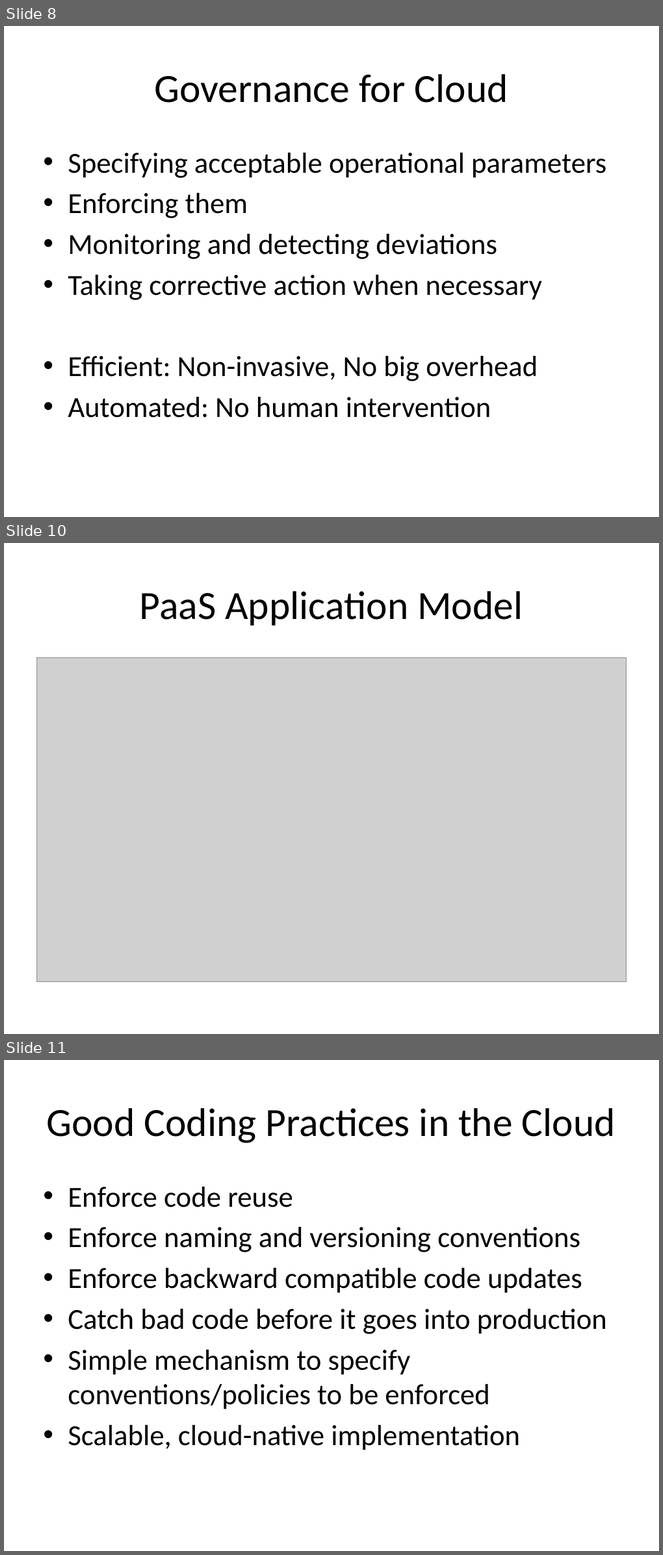
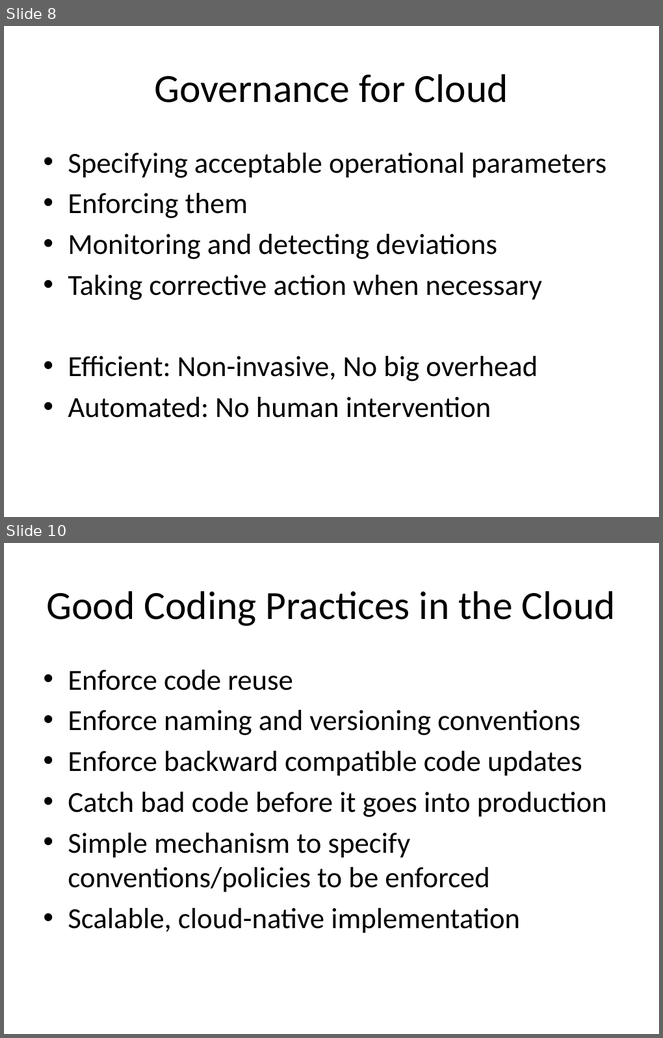
Before and after one commit to Dithn/eager-appscale, a slide deck: Eager/elk-experiment/appserver/system_design.pptx. Shown one above the other, each under a label of ours: slides 8, 10 and 11 before the commit, slides 8 and 10 after it; the slides between them are not shown. The pictures are 663x1555 and 663x1038 pixels, drawn with LibreOffice and Linux fonts; fonts in the diff are those of the drawing; grey boxes stand for pictures. Boxes give left, top, right and bottom in pixels: in the first picture for what was removed or moved away, otherwise in the second. Text is boxed around its words. In the diff, an @@ line names an element or a change of style, - is before the commit and + after.

```diff
--- a/Eager/elk-experiment/appserver/system_design.pptx
+++ b/Eager/elk-experiment/appserver/system_design.pptx
@@ slide 10 removed at (4, 543, 659, 1034), background #FFFFFF @@
@@ title removed at (140, 591, 523, 626) @@
-PaaS Application Model
@@ picture removed at (36, 657, 627, 982) @@
@@ what was slide 11 is now slide 10 @@
```
Also in this commit, not shown: 8 slides changed, 3 slides added, 2 other slides removed.
